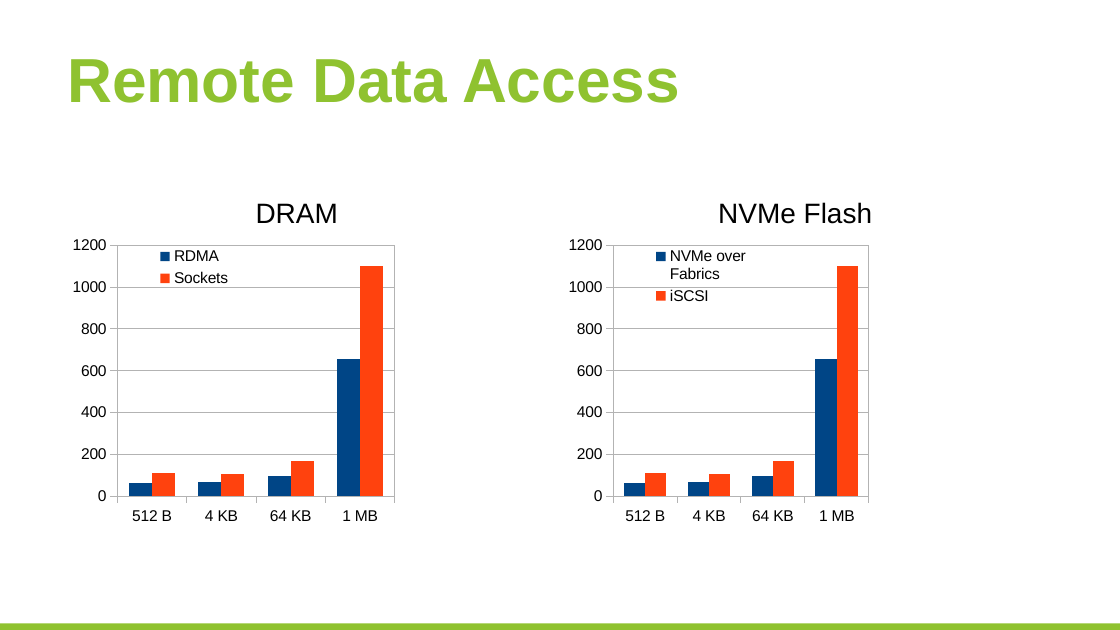
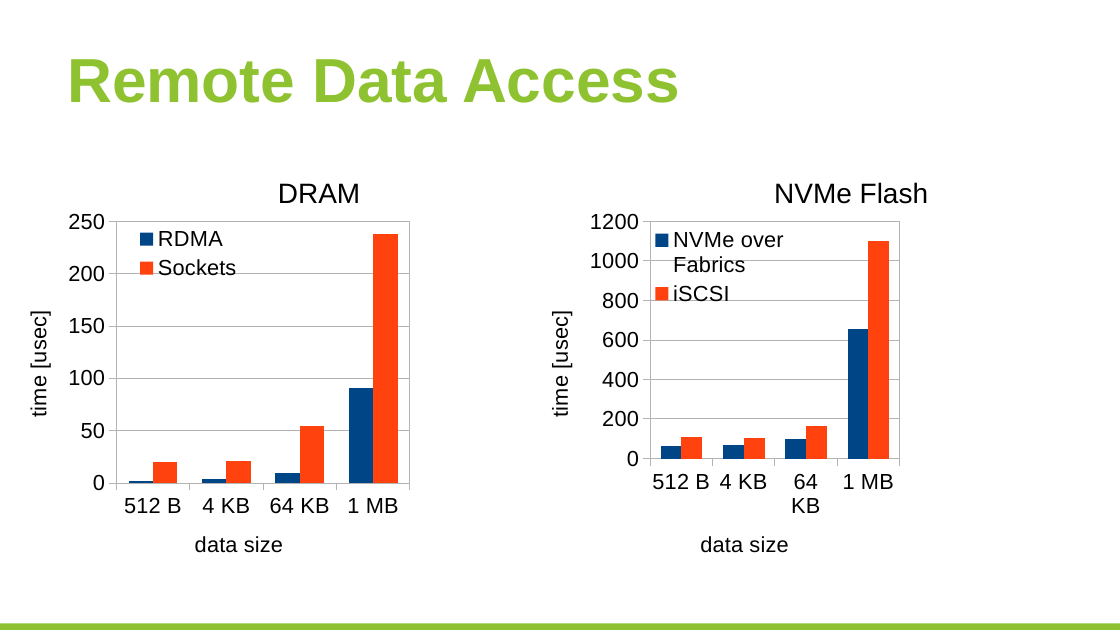
Before and after one commit to huangyibo/spark-summit-17, a slide deck: slide 5 of crail-spark-summit.odp. Drawn at 1120x630 pixels with LibreOffice and Linux fonts; fonts in the diff are those of the drawing; background and template pictures are left out. Boxes give left, top, right and bottom in pixels: in the first picture for what was removed or moved away, otherwise in the second. Text is boxed around its words. In the diff, an @@ line names an element or a change of style, - is before the commit and + after.

```diff
--- a/crail-spark-summit.odp
+++ b/crail-spark-summit.odp
@@ text "DRAM" moved from (x1=256, y1=203, x2=338, y2=223) to (x1=278, y1=183, x2=360, y2=203) @@
@@ text "NVMe Flash" moved from (x1=718, y1=202, x2=872, y2=224) to (x1=774, y1=182, x2=928, y2=204) @@
@@ column chart at (x1=0, y1=202, x2=541, y2=582) @@
-RDMA: 60, 70, 100, 650
+RDMA: 2, 4, 10, 90
-Sockets: 110, 100, 170, 1100
+Sockets: 20, 21, 54, 238
@@ category axis title "" to "data size" @@
@@ value axis title "" to "time [usec]" @@
@@ legend changed @@
@@ category axis changed @@
@@ value axis changed @@
@@ column chart resized from (x1=64, y1=231, x2=491, y2=531) to (x1=0, y1=202, x2=541, y2=582) @@
@@ column chart at (x1=522, y1=202, x2=1063, y2=582) @@
@@ category axis title "" to "data size" @@
@@ value axis title "" to "time [usec]" @@
@@ legend changed @@
@@ category axis changed @@
@@ value axis changed @@
@@ column chart resized from (x1=560, y1=231, x2=987, y2=531) to (x1=522, y1=202, x2=1063, y2=582) @@
```
Also in this commit, not shown: 4 other slides changed, 2 slides added, 1 other file.
